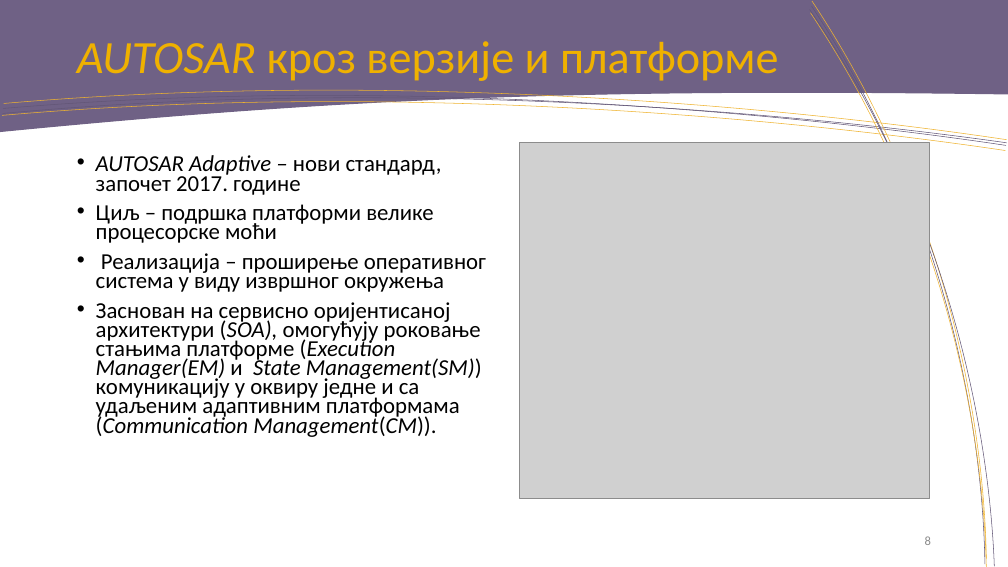
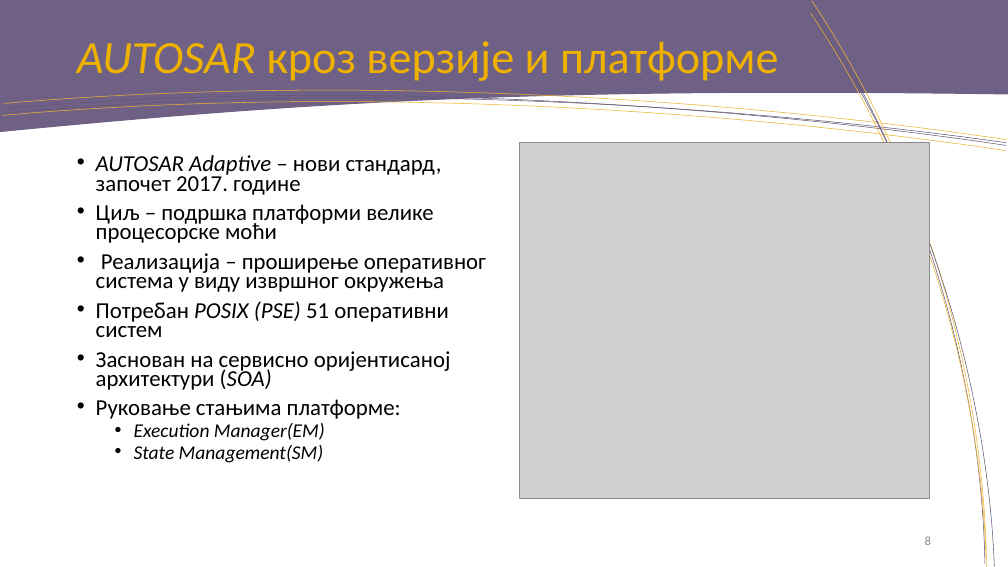
Before and after one commit to rondor1/msc, a slide deck: slide 8 of msc-e28-2018-pres.pptx. Drawn at 1008x567 pixels with LibreOffice and Linux fonts; fonts in the diff are those of the drawing; grey boxes stand for pictures; background and template pictures are left out. Boxes give left, top, right and bottom in pixels: in the first picture for what was removed or moved away, otherwise in the second. Text is boxed around its words. In the diff, an @@ line names an element or a change of style, - is before the commit and + after.

```diff
--- a/msc-e28-2018-pres.pptx
+++ b/msc-e28-2018-pres.pptx
@@ text at <box>96,301,451,463</box>: text changed @@
-• Заснован на сервисно оријентисаној архитектури (SOA), омогућују роковање стањима платформе (Execution Manager(EM) и State Management(SM)) комуникацију у оквиру једне и са удаљеним адаптивним платформама (Communication Management(CM)).
+• Потребан POSIX (PSE) 51 оперативни систем
+• Заснован на сервисно оријентисаној архитектури (SOA)
+• Руковање стањима платформе:
+  • Execution Manager(EM)
+  • State Management(SM)
```
Also in this commit, not shown: 13 other slides changed, 2 slides added, 1 other file.
